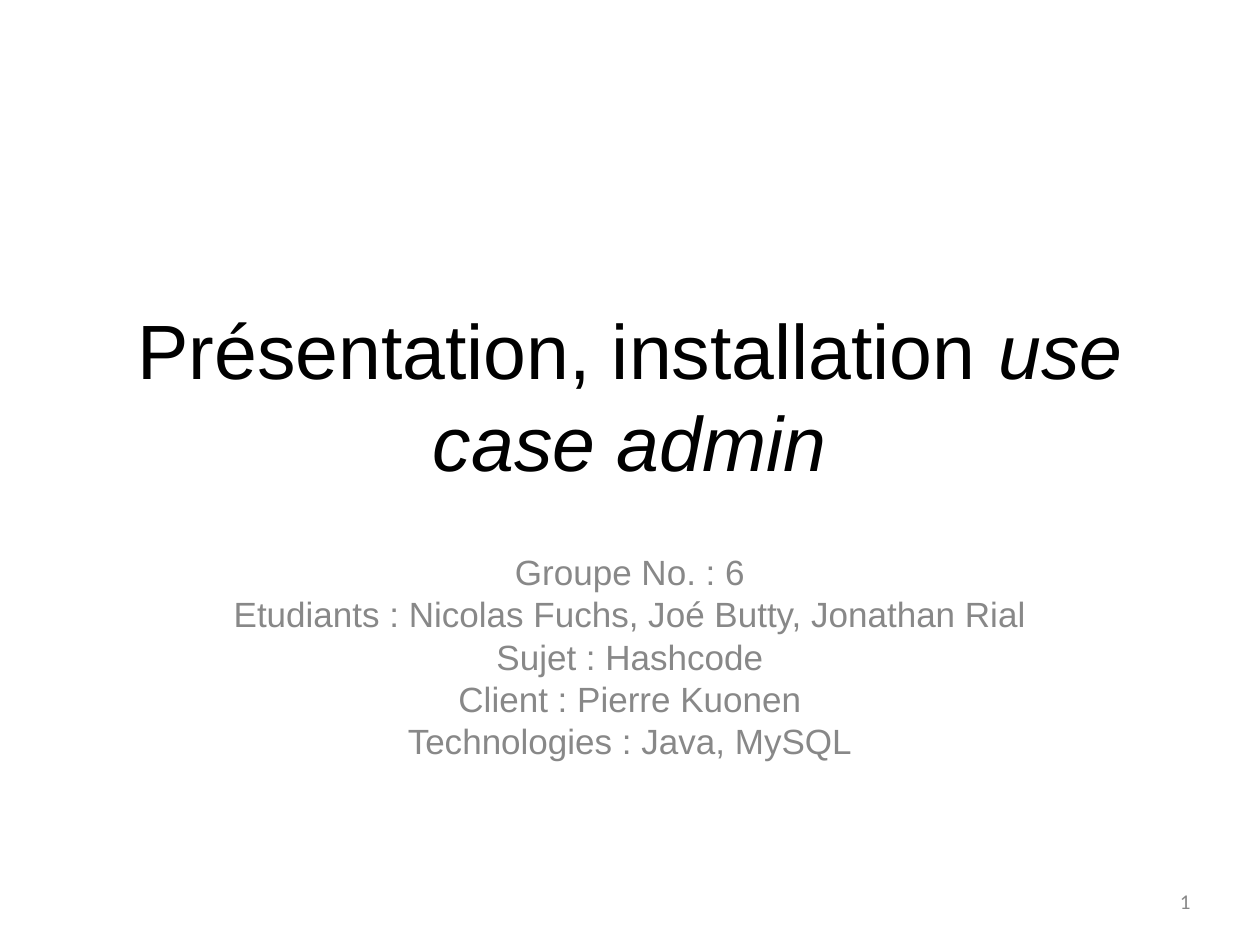
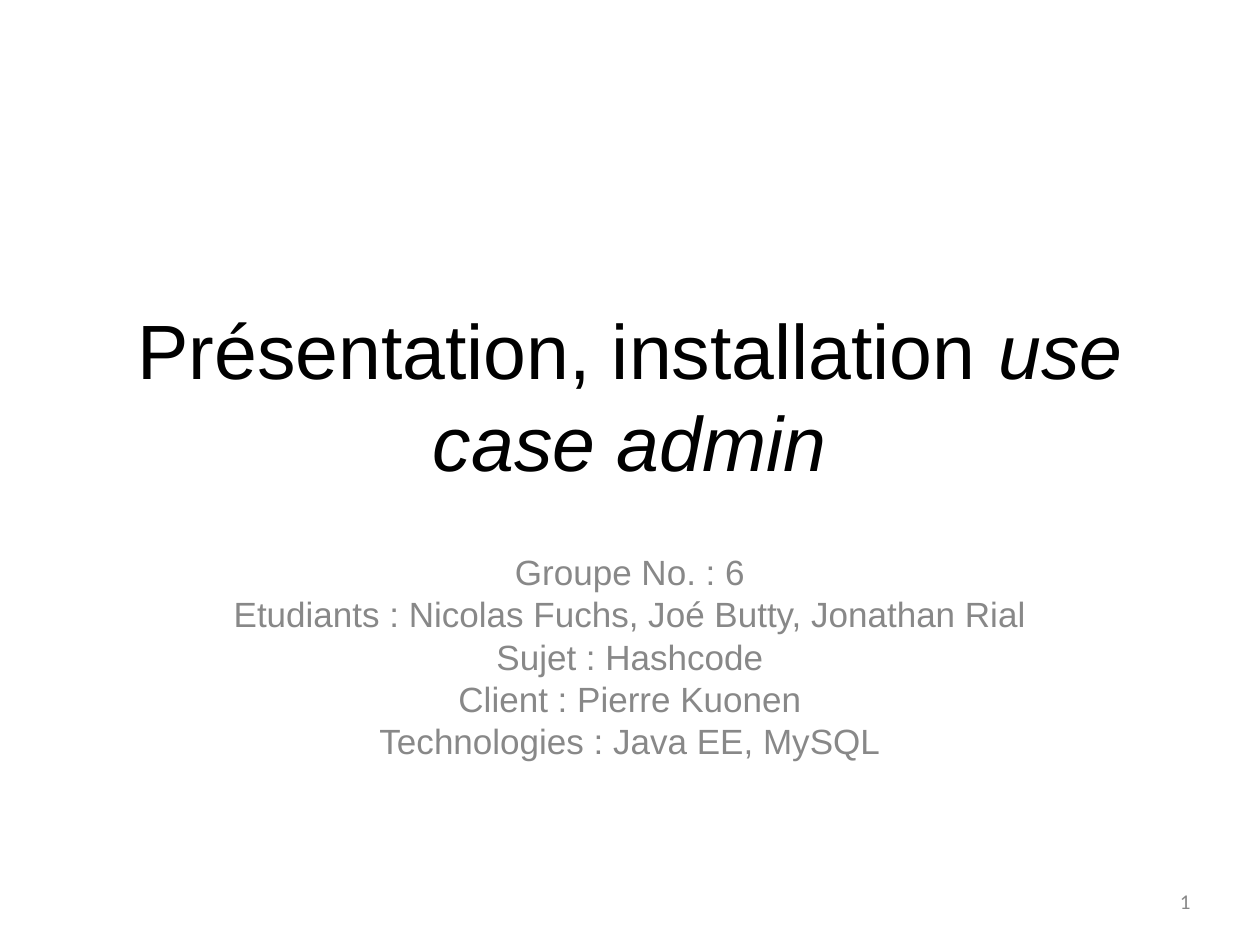
Before and after one commit to NicolasFuchs/Hashcode, a slide deck: slide 1 of Presentation/G6_presentation_intermediaire_fuchs_butty_rial.pptx. Drawn at 1260x945 pixels with LibreOffice and Linux fonts; fonts in the diff are those of the drawing; background and template pictures are left out. Boxes give left, top, right and bottom in pixels: in the first picture for what was removed or moved away, otherwise in the second. Text is boxed around its words. In the diff, an @@ line names an element or a change of style, - is before the commit and + after.

```diff
--- a/Presentation/G6_presentation_intermediaire_fuchs_butty_rial.pptx
+++ b/Presentation/G6_presentation_intermediaire_fuchs_butty_rial.pptx
@@ text at [379, 728, 880, 761]: text changed @@
-Technologies : Java, MySQL
+Technologies : Java EE, MySQL
```
Also in this commit, not shown: 2 other slides changed, 9 slides added, 7 slides removed, 9 other files.
